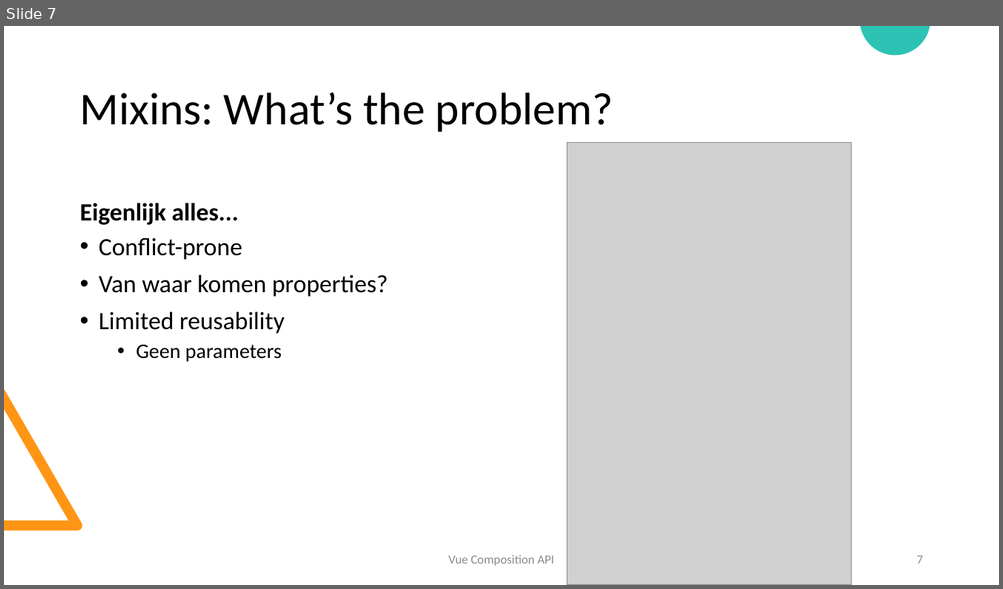
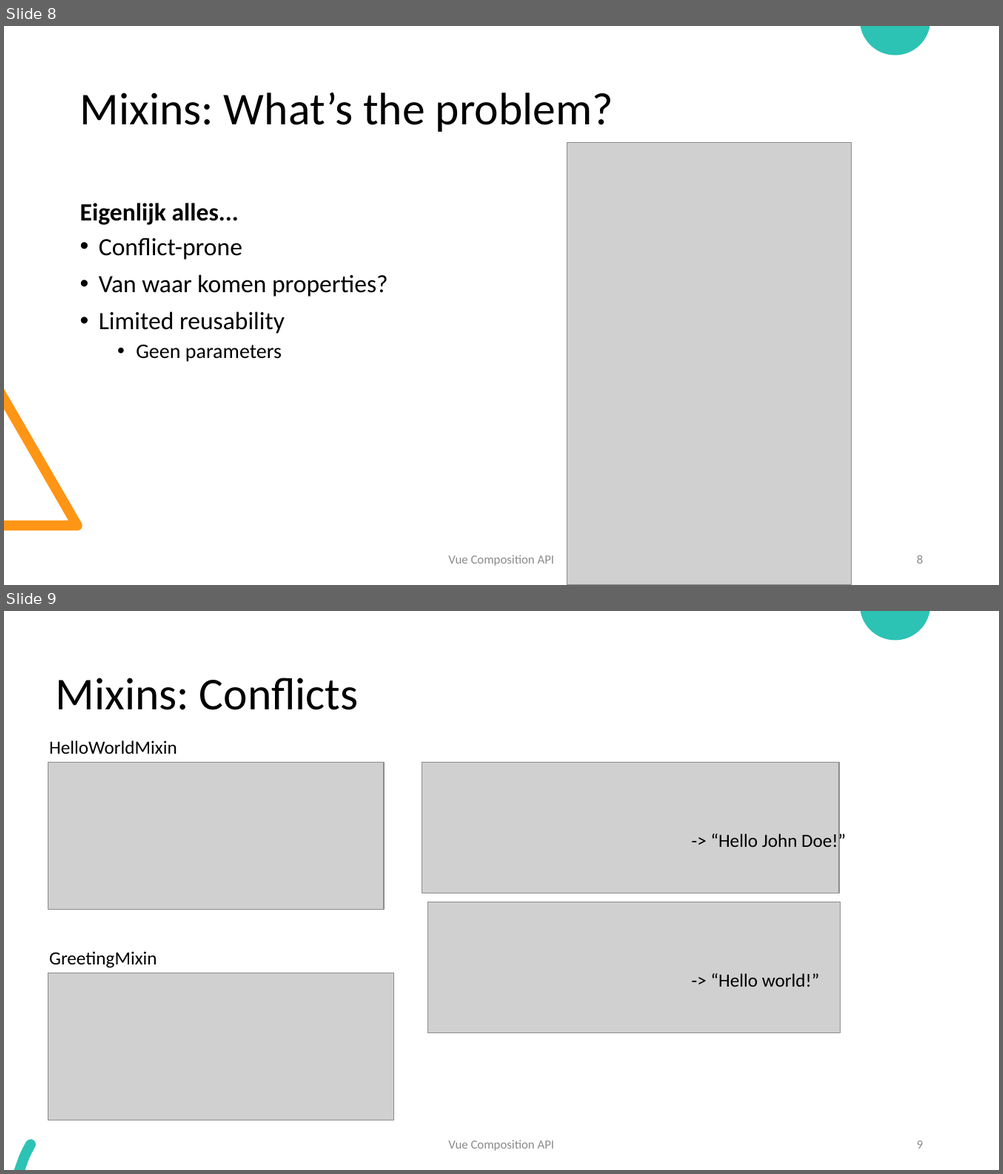
Before and after one commit to atrX/todo-app-demo, a slide deck: presentation.pptx. Shown one above the other, each under a label of ours: slide 7 before the commit, slides 8 and 9 after it. The pictures are 1003x589 and 1003x1174 pixels, drawn with LibreOffice and Linux fonts; fonts in the diff are those of the drawing; grey boxes stand for pictures. Boxes give left, top, right and bottom in pixels: in the first picture for what was removed or moved away, otherwise in the second. Text is boxed around its words. In the diff, an @@ line names an element or a change of style, - is before the commit and + after.

```diff
--- a/presentation.pptx
+++ b/presentation.pptx
@@ slide 9 added at (4, 611, 999, 1170), background #FFFFFF; not listed: 1 template element that a slide beside it also shows @@
@@ title added at (56, 678, 358, 710), 44 pt, text #000000 @@
+Mixins: Conflicts
@@ text added at (49, 741, 177, 754), 18 pt, text #000000 @@
+HelloWorldMixin
@@ picture added at (48, 763, 384, 909) @@
@@ picture added at (422, 763, 839, 893) @@
@@ text added at (711, 832, 845, 851), 18 pt, text #000000 @@
+-> “Hello John Doe!”
@@ picture added at (428, 902, 840, 1033) @@
@@ text added at (49, 951, 157, 968), 18 pt, text #000000 @@
+GreetingMixin
@@ picture added at (48, 974, 393, 1121) @@
@@ text added at (711, 974, 819, 987), 18 pt, text #000000 @@
+-> “Hello world!”
@@ freeform shape added at (14, 1077, 159, 1170), fill #2CC3B4 @@
@@ text added at (448, 1140, 555, 1151), 12 pt, text #8C8C8C @@
+Vue Composition API
@@ page number added at (916, 1141, 922, 1149), 12 pt, text #8C8C8C @@
+9
@@ what was slide 7 is now slide 8 @@
@@ page number at (916, 555, 922, 564): text changed @@
-7
+8
```
Also in this commit, not shown: 1 slide changed, 1 other slide added.
